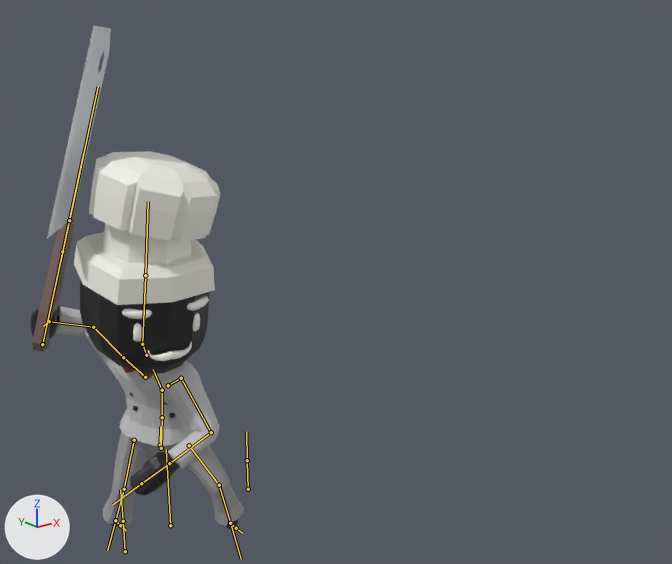
Before and after pictures for a commit that changed the FBX model CULLinary/Assets/Experiment/TestAssets/FBXActions/Chef_Hat.fbx.
One viewpoint serves both versions: a camera (50 mm lens) standing at (-3.62, -7.03, 4.83) and looking at (1.1, -1.13, 2.48). Lighting does not change. The marker at lower left points along +X, +Y and +Z. Both versions are drawn at frame 9 of the action 'CharacterArmature|Melee'; the numbers are the values there. The bones that bend it are drawn over the model as lines.

Names of what the first picture shows: 'Body', 'cookingKnifeChopping'.
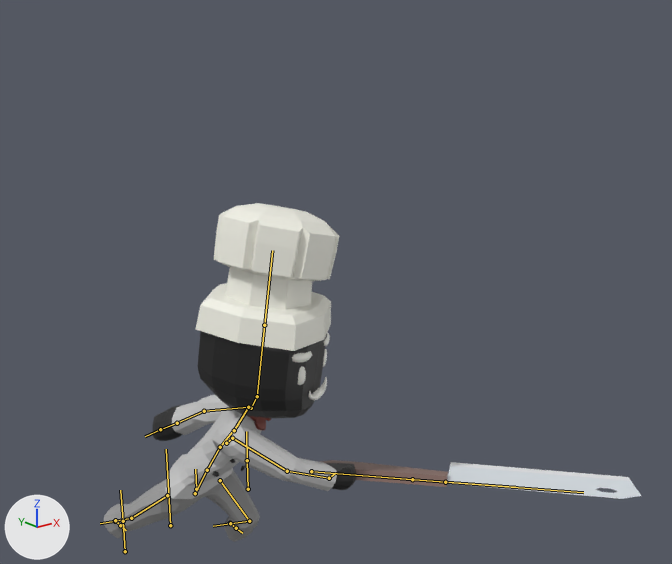
What the commit changed:
Bone 'Body' (bone_body) moves from (-0.081, -0.13, 0.022) to (0.035, -0.436, 0.445).
Bone 'Body' (bone_body) turns from (12, -41, -7) to (0, -8, 0) degrees about its own x, y and z.
Bone 'Hips' (bone_hips) turns from (0, 0, 0) to (30, 2, -15) degrees about its own x, y and z.
Bone 'Abdomen' (bone_abdomen) turns from (-2, 0, 0) to (-9, -2, -1) degrees about its own x, y and z.
Bone 'Torso' (bone_torso) turns from (20, -27, 4) to (-5, 51, -17) degrees about its own x, y and z.
Bone 'Neck' (bone_neck) turns from (0, 0, 0) to (-6, 5, 8) degrees about its own x, y and z.
Bone 'Head' (bone_head) turns from (-40, 55, -38) to (-20, -16, -5) degrees about its own x, y and z.
Bone 'UpperArm.L' (bone_upperarm_l) turns from (-43, -15, -14) to (-43, -8, 66) degrees about its own x, y and z.
Bone 'LowerArm.L' (bone_lowerarm_l) turns from (-31, 4, -79) to (-15, 36, -13) degrees about its own x, y and z.
Bone 'Shoulder.R' (bone_shoulder_r) turns from (0, 0, 0) to (2, 1, -1) degrees about its own x, y and z.
Bone 'UpperArm.R' (bone_upperarm_r) turns from (10, 60, -9) to (-1, 44, 88) degrees about its own x, y and z.
Bone 'LowerArm.R' (bone_lowerarm_r) turns from (-90, 69, -17) to (-22, 36, 12) degrees about its own x, y and z.
Bone 'Fist.R' (bone_fist_r) turns from (-75, -29, 75) to (-44, -4, 6) degrees about its own x, y and z.
Bone 'UpperLeg.L' (bone_upperleg_l) turns from (-23, -44, -29) to (-43, -7, -14) degrees about its own x, y and z.
Bone 'LowerLeg.L' (bone_lowerleg_l) turns from (35, 0, 0) to (97, 0, 0) degrees about its own x, y and z.
Bone 'UpperLeg.R' (bone_upperleg_r) turns from (-22, -13, 9) to (41, 19, 62) degrees about its own x, y and z.
Bone 'LowerLeg.R' (bone_lowerleg_r) turns from (31, 0, 0) to (24, 0, 0) degrees about its own x, y and z.
Bone 'DEF_WEAPON' (bone_def_weapon) moves from (-2.287, 0.663, -0.502) to (-1.187, 2.198, 1.291).
Bone 'DEF_WEAPON' (bone_def_weapon) turns from (15, 54, 85) to (105, -42, -116) degrees about its own x, y and z.

Changed parts and their boxes [x1, y1, x2, y2] in the pictures (672 x 564 px):
'Body', posed (19% wider, 10% shorter)
    before: [30, 151, 244, 529]
    after: [103, 203, 357, 542]
'cookingKnifeChopping', posed (303% wider, 88% shorter)
    before: [32, 26, 111, 352]
    after: [320, 460, 641, 499]
bone 'Body', root to tip
    before: (160, 445) to (160, 426)
    after: (196, 489) to (195, 469)
bone 'Hips', root to tip
    before: (161, 448) to (162, 417)
    after: (195, 493) to (207, 470)
bone 'Abdomen', root to tip
    before: (162, 417) to (162, 390)
    after: (207, 470) to (220, 447)
bone 'Torso', root to tip
    before: (162, 390) to (153, 369)
    after: (220, 447) to (238, 424)
bone 'Neck', root to tip
    before: (146, 355) to (142, 344)
    after: (251, 408) to (257, 396)
bone 'Head', root to tip
    before: (142, 344) to (145, 275)
    after: (257, 396) to (264, 325)
bone 'UpperArm.L', root to tip
    before: (181, 378) to (211, 432)
    after: (248, 407) to (204, 411)
bone 'LowerArm.L', root to tip
    before: (211, 432) to (169, 463)
    after: (204, 411) to (177, 423)
bone 'Shoulder.R', root to tip
    before: (145, 377) to (123, 357)
    after: (226, 443) to (232, 438)
bone 'UpperArm.R', root to tip
    before: (123, 357) to (93, 327)
    after: (232, 438) to (287, 471)
bone 'LowerArm.R', root to tip
    before: (93, 327) to (49, 321)
    after: (287, 471) to (329, 478)
bone 'Fist.R', root to tip
    before: (49, 321) to (43, 326)
    after: (329, 478) to (335, 473)
bone 'UpperLeg.L', root to tip
    before: (189, 445) to (219, 485)
    after: (220, 480) to (249, 521)
bone 'LowerLeg.L', root to tip
    before: (219, 485) to (230, 523)
    after: (249, 521) to (230, 523)
bone 'UpperLeg.R', root to tip
    before: (134, 440) to (124, 489)
    after: (167, 495) to (131, 518)
bone 'LowerLeg.R', root to tip
    before: (124, 489) to (115, 521)
    after: (131, 518) to (115, 521)
bone 'DEF_WEAPON', root to tip
    before: (42, 344) to (69, 220)
    after: (311, 471) to (445, 482)
